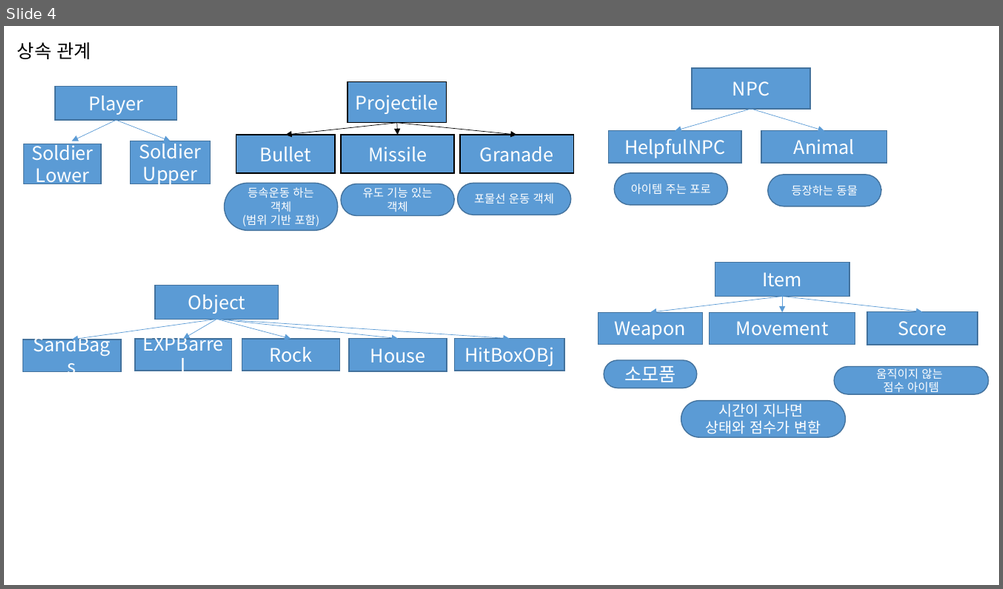
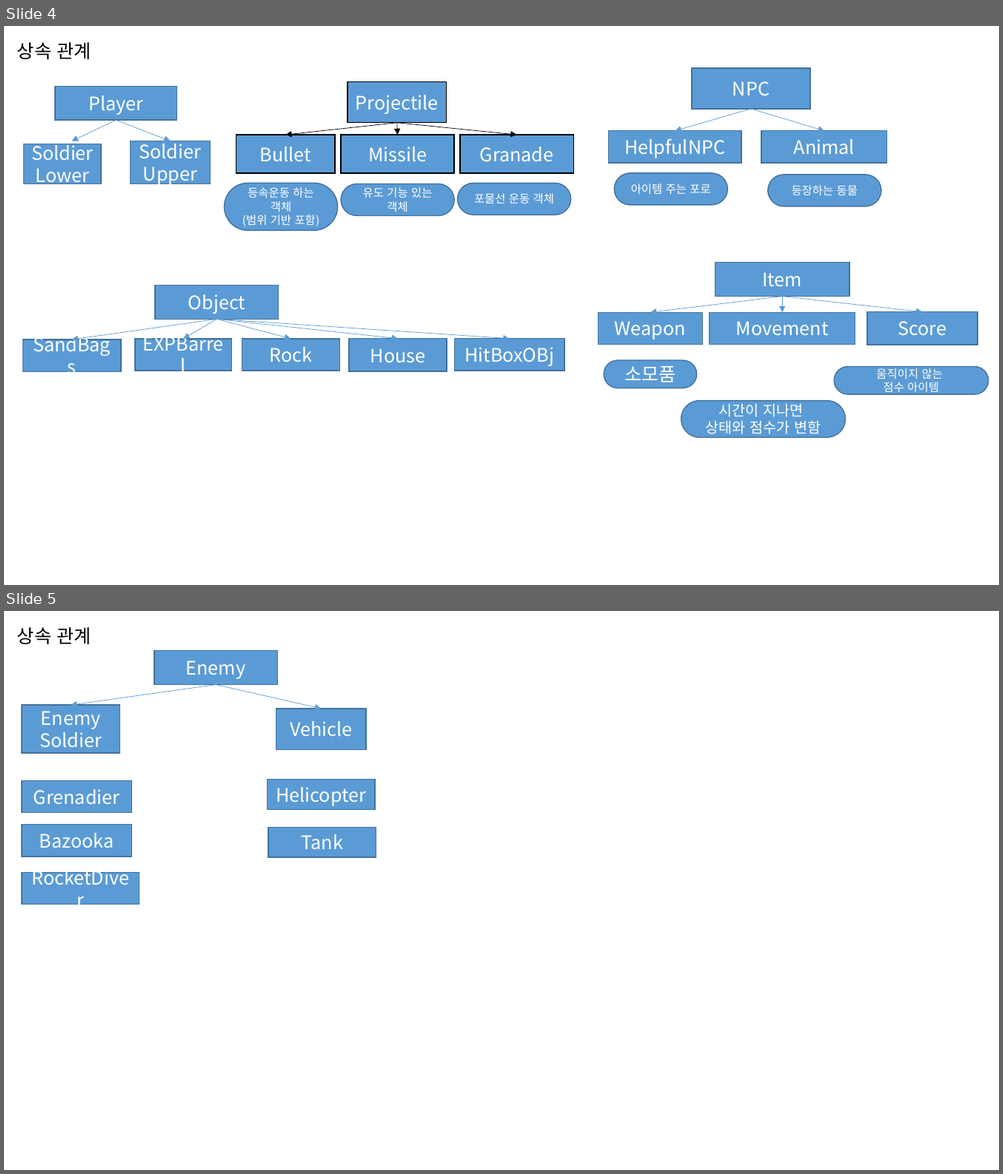
Before and after one commit to KitchenGun/DX2D-METALSLUG, a slide deck: 기획 문서/FrameWork.pptx. Shown one above the other, each under a label of ours: slide 4 before the commit, slides 4 and 5 after it. The pictures are 1003x589 and 1003x1174 pixels, drawn with LibreOffice and Linux fonts; fonts in the diff are those of the drawing. Boxes give left, top, right and bottom in pixels: in the first picture for what was removed or moved away, otherwise in the second. Text is boxed around its words. In the diff, an @@ line names an element or a change of style, - is before the commit and + after.

Commit message:
1주차 - 14
개발 솔루션 제작, 구성도, 상속 구조 작성 (완성)
플레이어 객체 구조 작성 중
{
기능 제작
이동 기능 추가&이동에 맞는 pivot위치 변경 작업
상반신과 하반신을 독립적으로 enumState를 가지고 관리하도록 변경(완성)
점프 제작(완성)
텍스쳐 제작
:상반신: 이동, 점프, 앉기, 권총사격
:하반신: 이동, 점프
애니메이션 작업
:상반신: 이동, 점프, 앉기
:하반신: 이동, 점프
}
적 객체 구조 작성중
{
기본적인 idle상태로 띄우는 작업까지 진행함
}
ground 객체 제작
math 함수 추가 충돌처리와 lerp함수 제작

```diff
--- a/기획 문서/FrameWork.pptx
+++ b/기획 문서/FrameWork.pptx
@@ slide 5 added at [4,611,999,1170], background #FFFFFF @@
@@ text added at [17,627,91,644], 18 pt, text #000000 @@
+상속 관계
@@ rectangle added at [154,650,277,684], fill #5B9BD5, outline #43739E 1 pt, 18 pt, text #FFFFFF @@
+Enemy
@@ arrow added from (216, 685) to (71, 705), #5B9BD5 0.5 pt @@
@@ arrow added from (216, 685) to (321, 709), #5B9BD5 0.5 pt @@
@@ rectangle added at [22,705,120,753], fill #5B9BD5, outline #43739E 1 pt, 18 pt, text #FFFFFF @@
+Enemy
+Soldier
@@ rectangle added at [276,709,366,750], fill #5B9BD5, outline #43739E 1 pt, 18 pt, text #FFFFFF @@
+Vehicle
@@ rectangle added at [22,781,131,813], fill #5B9BD5, outline #43739E 1 pt, 18 pt, text #FFFFFF @@
+Grenadier
@@ rectangle added at [267,780,375,809], fill #5B9BD5, outline #43739E 1 pt, 18 pt, text #FFFFFF @@
+Helicopter
@@ rectangle added at [22,824,131,857], fill #5B9BD5, outline #43739E 1 pt, 18 pt, text #FFFFFF @@
+Bazooka
@@ rectangle added at [268,827,376,857], fill #5B9BD5, outline #43739E 1 pt, 18 pt, text #FFFFFF @@
+Tank
@@ rectangle added at [22,873,139,905], fill #5B9BD5, outline #43739E 1 pt, 18 pt, text #FFFFFF @@
+RocketDiver
```
Also in this commit, not shown: 20 other files.
